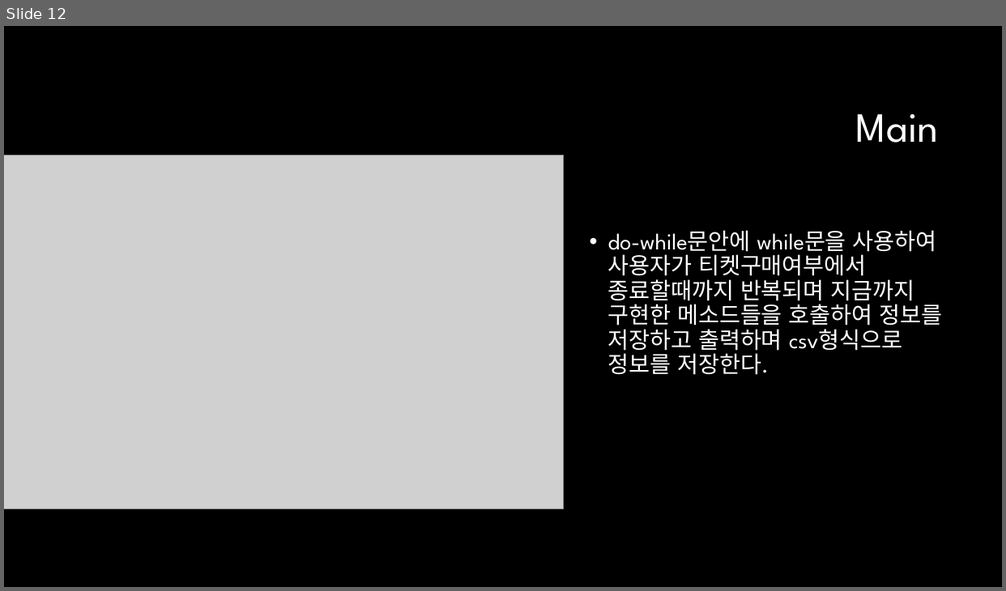
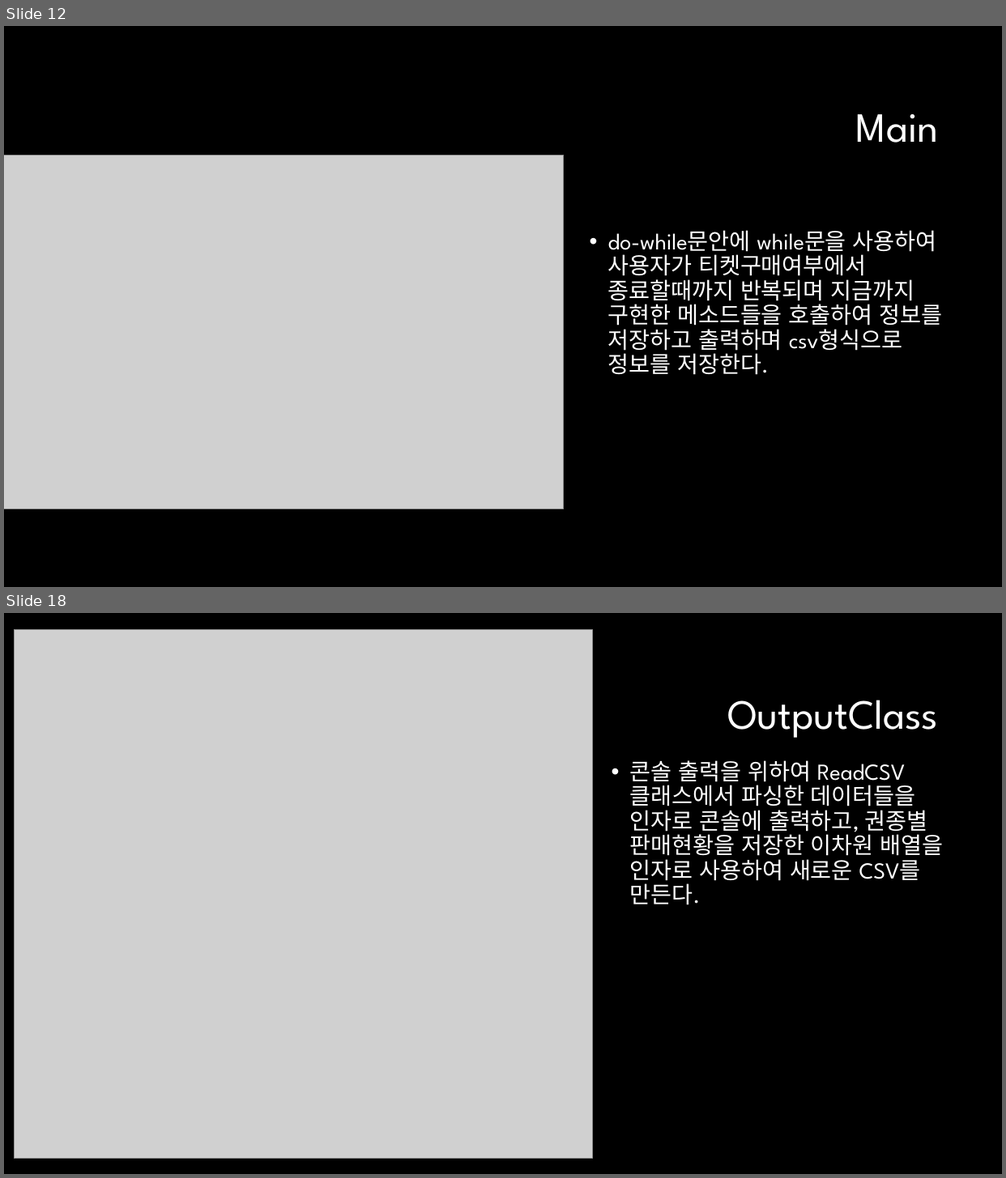
Before and after one commit to minjae1030/PlayGround, a slide deck: kopo04_PlayGround_ppt.pptx. Shown one above the other, each under a label of ours: slide 12 before the commit, slides 12 and 18 after it; the slides between them are not shown. The pictures are 1006x591 and 1006x1178 pixels, drawn with LibreOffice and Linux fonts; fonts in the diff are those of the drawing; grey boxes stand for pictures; background and template pictures are left out. Boxes give left, top, right and bottom in pixels: in the first picture for what was removed or moved away, otherwise in the second. Text is boxed around its words. In the diff, an @@ line names an element or a change of style, - is before the commit and + after.

```diff
--- a/kopo04_PlayGround_ppt.pptx
+++ b/kopo04_PlayGround_ppt.pptx
@@ slide 18 added at (4, 613, 1002, 1174), background #000000 @@
@@ picture added at (14, 630, 592, 1159) @@
@@ text added at (727, 700, 938, 738), 40 pt, text #FFFFFF @@
+OutputClass
@@ text added at (630, 760, 944, 905), 22 pt, text #FFFFFF @@
+• 콘솔 출력을 위하여 ReadCSV클래스에서 파싱한 데이터들을 인자로 콘솔에 출력하고, 권종별 판매현황을 저장한 이차원 배열을 인자로 사용하여 새로운 CSV를 만든다.
```
Also in this commit, not shown: 7 other slides added.
